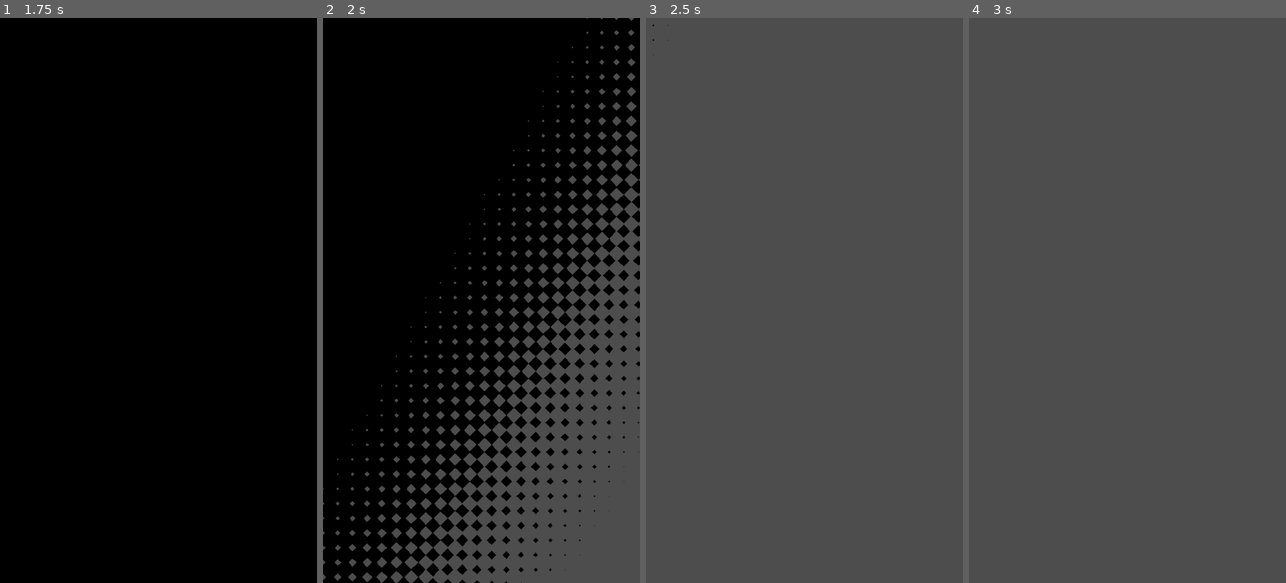
Above: before the commit, frames 1-4 (left to right).
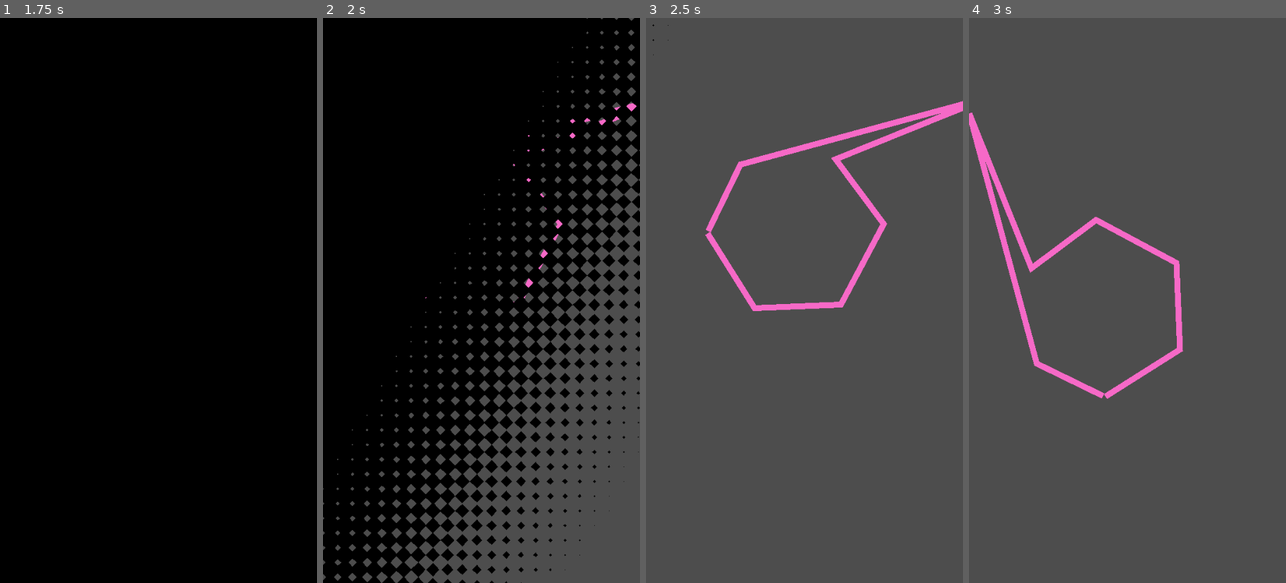
Above: after the commit, the same moments.

Repository: tapwatergames/ShootyGame
Game: Godot game, scene res://CrispGodotTemplate/main.tscn
Same seed, same stepped clock (60 frames per second), same inputs: the game is played once before the commit and once after it. The engine's default icon, where the game draws it, is replaced by a stand-in: a white triangle on a blue panel in a dark square.
Inputs (mouse positions are in pixels of both pictures, inside the frame that each line leads up to):
- Up to frame 1 (1.75 s): tap Enter at 0.5 s; move the mouse to (228, 272) at 0.52 s; press the mouse at (228, 272) at 0.53 s; move the mouse to (95, 328) at 1.27 s; release the mouse at (95, 328) at 1.28 s; click (95, 328) at 1.35 s
- Up to frame 2 (2 s): no input
- Up to frame 3 (2.5 s): move the mouse to (836, 176) at 2.02 s; press the mouse at (836, 176) at 2.03 s
- Up to frame 4 (3 s): tap Space at 2.75 s; move the mouse to (1111, 413) at 2.77 s; release the mouse at (1111, 413) at 2.78 s; click (1111, 413) at 2.85 s

Frame 1 is identical in both runs. In frame 2, 0.2% of the frame differs, in the area x 32-99%, y 15-51%; in frame 3, 2.8%; in frame 4, 2.9%, in the area x 0-68%, y 16-68%.

Commit message:
last changes before lesson done yay

Diff:
--- a/YourProjectHere/Scripts/player.gd
+++ b/YourProjectHere/Scripts/player.gd
@@ -1,9 +1,13 @@
 extends Node2D
+
+var ryan_asset : PackedScene = preload("res://YourProjectHere/ryanAssets/assetPlayer.tscn")
 
 
 
 @export
 var movement_weight = 10.0
+
+#this is how quickly the player can rotate
 @export
 var rotation_weight = 5.0
 
@@ -22,7 +26,12 @@
 	CrispGDInput.input_just_pressed.connect(on_input_just_pressed)
 	CrispGDInput.input_released.connect(on_input_just_released)
 	CrispGDInput.input_pressed.connect(on_input_pressed)
+	call_deferred("setup_visuals")
 
+
+func setup_visuals()->void:
+	var to_add = ryan_asset.instantiate()
+	add_child(to_add)
 
 func _physics_process(_delta: float) -> void:
 	last_position = position
--- a/YourProjectHere/game.tscn
+++ b/YourProjectHere/game.tscn
@@ -1,13 +1,11 @@
-[gd_scene load_steps=6 format=4 uid="uid://bvrvt5b7th57m"]
+[gd_scene load_steps=5 format=4 uid="uid://bvrvt5b7th57m"]
 
 [ext_resource type="Script" uid="uid://cy0vnfblu7xqy" path="res://YourProjectHere/game.gd" id="1_kyyvw"]
 [ext_resource type="Script" uid="uid://ctsdrlp6o08ju" path="res://addons/godot_sfxr/SfxrStreamPlayer.gd" id="2_48uk2"]
-[ext_resource type="Script" uid="uid://clbiuk6lhsbnw" path="res://YourProjectHere/Scripts/player.gd" id="3_6y0n8"]
+[ext_resource type="PackedScene" uid="uid://u6w8dv4hibn4" path="res://YourProjectHere/mannyAssets/logicPlayer.tscn" id="3_6y0n8"]
 
 [sub_resource type="AudioStreamWAV" id="AudioStreamWAV_6y0n8"]
 data = PackedByteArray("gIKRn6y4w87Y4Ojw9vsBBgsQFRofJCkuMzg9QkdGQTw3Mi0oIx4ZFA8KBf/69fDr5uHc19LNyMO/urq/xMnO09jd4ufs8fb …(6971 unchanged characters)…
-
-[sub_resource type="CircleShape2D" id="CircleShape2D_6y0n8"]
 
 [node name="Game" type="Node"]
 script = ExtResource("1_kyyvw")
@@ -46,11 +44,5 @@
 high_pass_filter/cutoff_sweep = 0.0
 metadata/_custom_type_script = "uid://ctsdrlp6o08ju"
 
-[node name="Player" type="Node2D" parent="."]
+[node name="Player" parent="." instance=ExtResource("3_6y0n8")]
 position = Vector2(258, 367)
-script = ExtResource("3_6y0n8")
-
-[node name="Area2D" type="Area2D" parent="Player"]
-
-[node name="CollisionShape2D" type="CollisionShape2D" parent="Player/Area2D"]
-shape = SubResource("CircleShape2D_6y0n8")
--- a/YourProjectHere/mannyAssets/logicPlayer.tscn
+++ b/YourProjectHere/mannyAssets/logicPlayer.tscn
@@ -1,7 +1,6 @@
-[gd_scene load_steps=4 format=3 uid="uid://u6w8dv4hibn4"]
+[gd_scene load_steps=3 format=3 uid="uid://u6w8dv4hibn4"]
 
 [ext_resource type="Script" uid="uid://clbiuk6lhsbnw" path="res://YourProjectHere/Scripts/player.gd" id="1_uufbn"]
-[ext_resource type="PackedScene" uid="uid://bs5l1xetudglq" path="res://YourProjectHere/ryanAssets/assetPlayer.tscn" id="2_4tfyq"]
 
 [sub_resource type="CircleShape2D" id="CircleShape2D_6y0n8"]
 
@@ -12,5 +11,3 @@
 
 [node name="CollisionShape2D" type="CollisionShape2D" parent="Area2D"]
 shape = SubResource("CircleShape2D_6y0n8")
-
-[node name="Player" parent="." instance=ExtResource("2_4tfyq")]
--- a/YourProjectHere/mannyAssets/visuals.tscn
+++ b/YourProjectHere/mannyAssets/visuals.tscn
@@ -24,5 +24,5 @@
 
 [node name="Trail" type="Line2D" parent="Disjointer"]
 unique_name_in_owner = true
-points = PackedVector2Array(258, 367, 258, 367, 258, 367, 258, 367, 258, 367, 258, 367, 258, 367, 258, 367, 258, 367, 258, 367, 258, 367, 258, 367, 258, 367, 258, 367, 258, 367, 258, 367, 258, 367, 258, 367, 258, 367, 258, 367, 258, 367, 258, 367, 258, 367, 258, 367, 258, 367, 258, 367, 258, 367, 258, 367, 258, 367, 258, 367)
+points = PackedVector2Array(0, 0, 0, 0, 0, 0, 0, 0, 0, 0, 0, 0, 0, 0, 0, 0, 0, 0, 0, 0, 0, 0, 0, 0, 0, 0, 0, 0, 0, 0, 0, 0, 0, 0, 0, 0, 0, 0, 0, 0, 0, 0, 0, 0, 0, 0, 0, 0, 0, 0, 0, 0, 0, 0, 0, 0, 0, 0, 0, 0)
 width_curve = SubResource("Curve_s4h4h")
Not shown: 2 places in YourProjectHere/mannyAssets/visuals.tscn that only renumber resources
